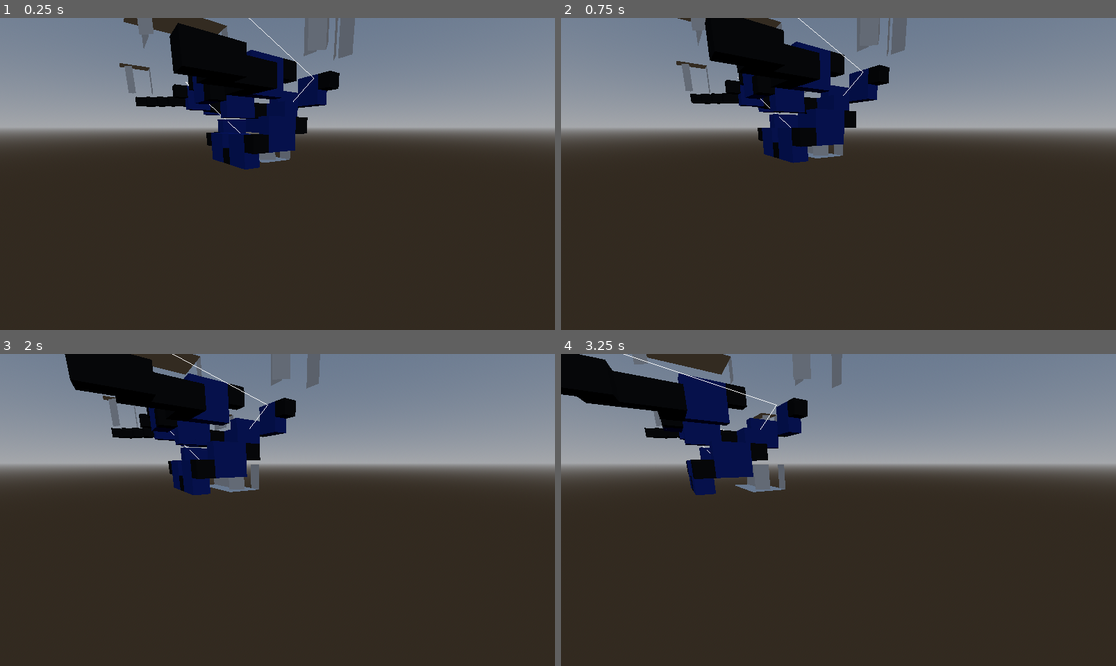
Above: before the commit, frames 1-4 (two rows, left to right).
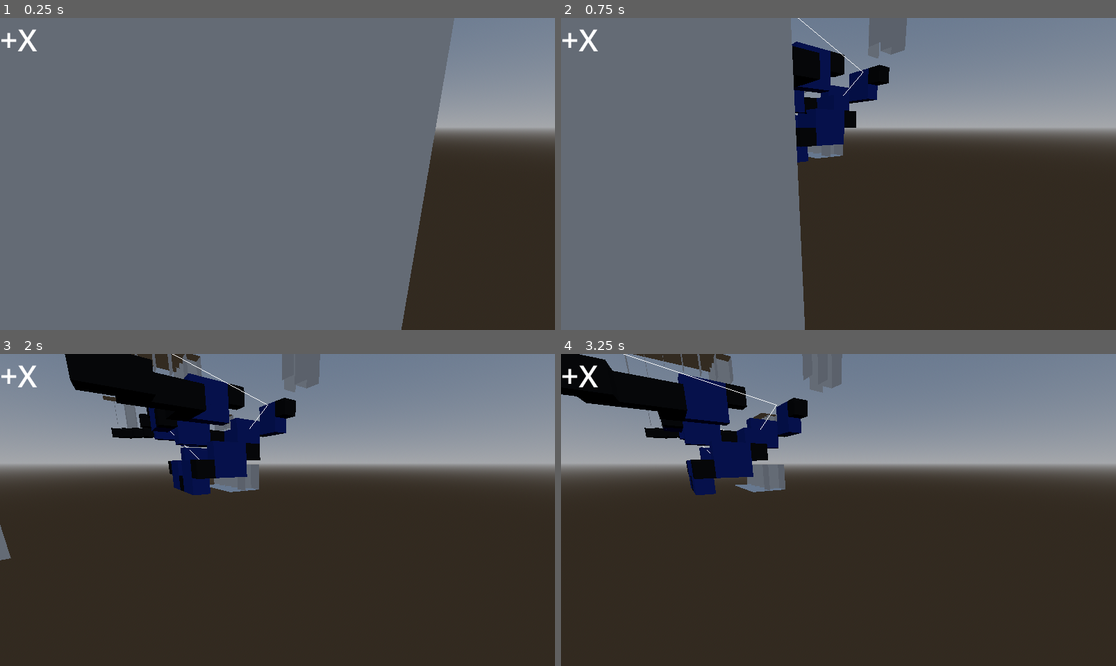
Above: after the commit, the same moments.

Repository: JackJ30/DunGen
Game: Godot game, scene res://Main.tscn
Same seed, same stepped clock (60 frames per second), same inputs: the game is played once before the commit and once after it.
Inputs (mouse positions are in pixels of both pictures, inside the frame that each line leads up to):
- Up to frame 1 (0.25 s): no input
- Up to frame 2 (0.75 s): tap Enter at 0.5 s; move the mouse to (960, 158) at 0.52 s; hold D from 0.53 s (still down); tap Q at 0.6 s; click (960, 158) at 0.67 s
- Up to frame 3 (2 s): release D at 1.25 s; drag from (166, 525) to (249, 572) at 1.27 s
- Up to frame 4 (3.25 s): tap Space at 2 s; move the mouse to (894, 441) at 2.02 s; hold D 2.03-2.75 s; tap Shift at 2.1 s; drag from (810, 572) to (672, 463) at 2.77 s

The runs differ from the first frame. In frame 1, 75% of the frame differs, in the area x 0-82%, y 0-100%; in frame 2, 43%; in frame 3, 1.4%; in frame 4, 1.4%.

Commit message:
Not working

Diff:
--- /dev/null
+++ b/CameraDirection.gd
@@ -0,0 +1,23 @@
+extends RichTextLabel
+
+@onready var camera = get_parent().get_parent()
+
+func _process(delta):
+	print(camera)
+
+	var direction = get_parent().get_parent().get_global_transform().basis.z
+	var px_dist = direction.distance_squared_to(Vector3(1,0,0))
+	var nx_dist = direction.distance_squared_to(Vector3(-1,0,0))
+	var py_dist = direction.distance_squared_to(Vector3(0,1,0))
+	var ny_dist = direction.distance_squared_to(Vector3(0,-1,0))
+	var pz_dist = direction.distance_squared_to(Vector3(0,0,1))
+	var nz_dist = direction.distance_squared_to(Vector3(0,0,-1))
+
+	var minimum = min(px_dist,nx_dist,py_dist,ny_dist,pz_dist,nz_dist)
+
+	if minimum == px_dist: text = "-X"
+	if minimum == nx_dist: text = "+X"
+	if minimum == py_dist: text = "-Y"
+	if minimum == ny_dist: text = "+Y"
+	if minimum == pz_dist: text = "-Z"
+	if minimum == nz_dist: text = "+Z"
--- a/Generation/Scripts/DungeonVisualGenerator.gd
+++ b/Generation/Scripts/DungeonVisualGenerator.gd
@@ -27,21 +27,62 @@
 	if !has_neighbor(cell, Vector3i.UP, Callable(self,"room_neighbor_evaluator")):
 		new_assets.append(room_ceiling.instantiate())
 
-	var neighbors = [has_neighbor(cell, Vector3i.BACK, Callable(self,"room_neighbor_evaluator")), has_neighbor(cell, Vector3i.FORWARD, Callable(self,"room_neighbor_evaluator")), has_neighbor(cell, Vector3i.RIGHT, Callable(self,"room_neighbor_evaluator")), has_neighbor(cell, Vector3i.LEFT, Callable(self,"room_neighbor_evaluator"))]
-	var num_open = (int(neighbors[0]) + int(neighbors[1]) + int(neighbors[2]) + int(neighbors[3]))
+	var neighbors = [int(has_neighbor(cell, Vector3i(0,0,1),Callable(self,"room_neighbor_evaluator"))),int(has_neighbor(cell, Vector3i(0,0,-1),Callable(self,"room_neighbor_evaluator"))),int(has_neighbor(cell, Vector3i(1,0,0),Callable(self,"room_neighbor_evaluator"))),int(has_neighbor(cell, Vector3i(-1,0,0),Callable(self,"room_neighbor_evaluator")))]
+	var num_neighbors = neighbors[0] + neighbors[1] + neighbors[2] + neighbors[3]
 
-	if num_open != 4:
+	if(num_neighbors != 4):
 		var new_wall = null
-		if num_open == 0: new_wall = room_wall0.instantiate()
-		if num_open == 1: new_wall = room_wall1.instantiate()
-		if num_open == 2: new_wall = room_wall2.instantiate()
-		if num_open == 3: new_wall = room_wall3.instantiate()
+		var tile_direction
+
+		if num_neighbors == 0:
+			new_wall = room_wall0.instantiate()
+			tile_direction = Vector3i.ZERO
+		if num_neighbors == 1:
+			new_wall = room_wall1.instantiate()
+			tile_direction = Vector3i(0,0,1)
+		if num_neighbors == 2:
+			new_wall = room_wall2.instantiate()
+			tile_direction = Vector3i(1,0,1)
+		if num_neighbors == 3:
+			new_wall = room_wall3.instantiate()
+			tile_direction = Vector3i(0,0,1)
 
 		add_child(new_wall)
 		new_wall.global_position = grid_to_world_pos_floor(cell.position, cell_scale)
 
-		var direction = Vector3(int(neighbors[2]) - int(neighbors[3]), 0, int(neighbors[1]) - int(neighbors[2]))
-		new_wall.global_rotate(Vector3.UP,Vector3.BACK.angle_to(direction))
+		var direction = Vector3(neighbors[0] - neighbors[1],0,neighbors[2]-neighbors[3])
+		tile_direction = Vector3(tile_direction.x, 0, -tile_direction.z) # fix rotation issue
+		var angle = atan2(tile_direction.x, tile_direction.z) - atan2(direction.x, direction.z) # calculate angle
+
+		new_wall.global_rotate(Vector3.UP, angle) # apply rotation
+
+		#var angle = atan2(tile_direction.x,tile_direction.y) - atan2(direction.x,direction.y)
+
+		#new_wall.global_rotate(Vector3.UP, Vector3(tile_direction).angle_to(direction))
+	#var neighbors = [has_neighbor(cell, Vector3i(0,0,-1), Callable(self,"room_neighbor_evaluator")), has_neighbor(cell, Vector3i(0,0,1), Callable(self,"room_neighbor_evaluator")), has_neighbor(cell, Vector3i(1,0,0), Callable(self,"room_neighbor_evaluator")), has_neighbor(cell, Vector3i(-1,0,0), Callable(self,"room_neighbor_evaluator"))]
+	#var num_neighbors = (int(neighbors[0]) + int(neighbors[1]) + int(neighbors[2]) + int(neighbors[3]))
+
+	#if num_neighbors != 4:
+		#var new_wall = null
+		#var angle
+		#if num_neighbors == 0:
+		#	new_wall = room_wall0.instantiate()
+		#	angle = Vector3.ZERO
+		#if num_neighbors == 1:
+		#	new_wall = room_wall1.instantiate()
+		#	angle = Vector3(0,0,1)
+		#if num_neighbors == 2:
+		#	new_wall = room_wall2.instantiate()
+		#	angle = Vector3(1,0,1)
+		#if num_neighbors == 3:
+		#	new_wall = room_wall3.instantiate()
+		#	angle = Vector3(0,0,1)
+
+		#add_child(new_wall)
+		#new_wall.global_position = grid_to_world_pos_floor(cell.position, cell_scale)
+
+		#var direction = Vector3(int(neighbors[2]) - int(neighbors[3]), 0, int(neighbors[1]) - int(neighbors[0])) # This is issue
+		#new_wall.global_rotate(Vector3.UP, direction.angle_to(angle))
 
 	for node in new_assets:
 		add_child(node)
--- a/Main.tscn
+++ b/Main.tscn
@@ -12,6 +12,7 @@
 [ext_resource type="PackedScene" uid="uid://by1u0sbv2ymei" path="res://Generation/Assets/room_wall_tile1.glb" id="9_8m41e"]
 [ext_resource type="PackedScene" uid="uid://b6qhfw1hfub8k" path="res://Generation/Assets/room_wall_tile2.glb" id="10_c7qao"]
 [ext_resource type="PackedScene" uid="uid://ci062wh708645" path="res://Generation/Assets/room_wall_tile3.glb" id="11_eewmn"]
+[ext_resource type="Script" path="res://CameraDirection.gd" id="13_nvvuk"]
 
 [sub_resource type="ProceduralSkyMaterial" id="ProceduralSkyMaterial_uiymn"]
 
@@ -45,8 +46,38 @@
 room_wall3 = ExtResource("11_eewmn")
 
 [node name="Camera3D" type="Camera3D" parent="."]
-transform = Transform3D(-0.618614, 0.176382, -0.765641, 0, 0.974476, 0.224492, 0.785695, 0.138874, -0.602825, -1.73856, 1.90226, -0.169618)
+transform = Transform3D(-0.618614, 0.176382, -0.765641, 0, 0.974476, 0.224492, 0.785695, 0.138874, -0.602824, -1.73856, 1.90226, -0.169618)
 script = ExtResource("6_coguf")
+
+[node name="Control" type="Control" parent="Camera3D"]
+layout_mode = 3
+anchors_preset = 0
+offset_right = 366.0
+offset_bottom = 132.0
+
+[node name="RichTextLabel" type="RichTextLabel" parent="Camera3D/Control"]
+layout_mode = 1
+anchors_preset = 15
+anchor_right = 1.0
+anchor_bottom = 1.0
+grow_horizontal = 2
+grow_vertical = 2
+theme_override_font_sizes/normal_font_size = 64
+text = "Test Text"
+script = ExtResource("13_nvvuk")
 
 [node name="WorldEnvironment" type="WorldEnvironment" parent="."]
 environment = SubResource("Environment_8ue51")
+
+[node name="Misc" type="Node3D" parent="."]
+
+[node name="room_wall_tile0" parent="Misc" instance=ExtResource("8_qrgyu")]
+
+[node name="room_wall_tile2" parent="Misc" instance=ExtResource("10_c7qao")]
+transform = Transform3D(1, 0, 0, 0, 1, 0, 0, 0, 1, -5.03953, 0, 0)
+
+[node name="room_wall_tile1" parent="Misc" instance=ExtResource("9_8m41e")]
+transform = Transform3D(1, 0, 0, 0, 1, 0, 0, 0, 1, -2.25687, 0, 0)
+
+[node name="room_wall_tile3" parent="Misc" instance=ExtResource("11_eewmn")]
+transform = Transform3D(1, 0, 0, 0, 1, 0, 0, 0, 1, -8.15927, 0, 0)
Not shown: 1 places in Main.tscn that only renumber resources
